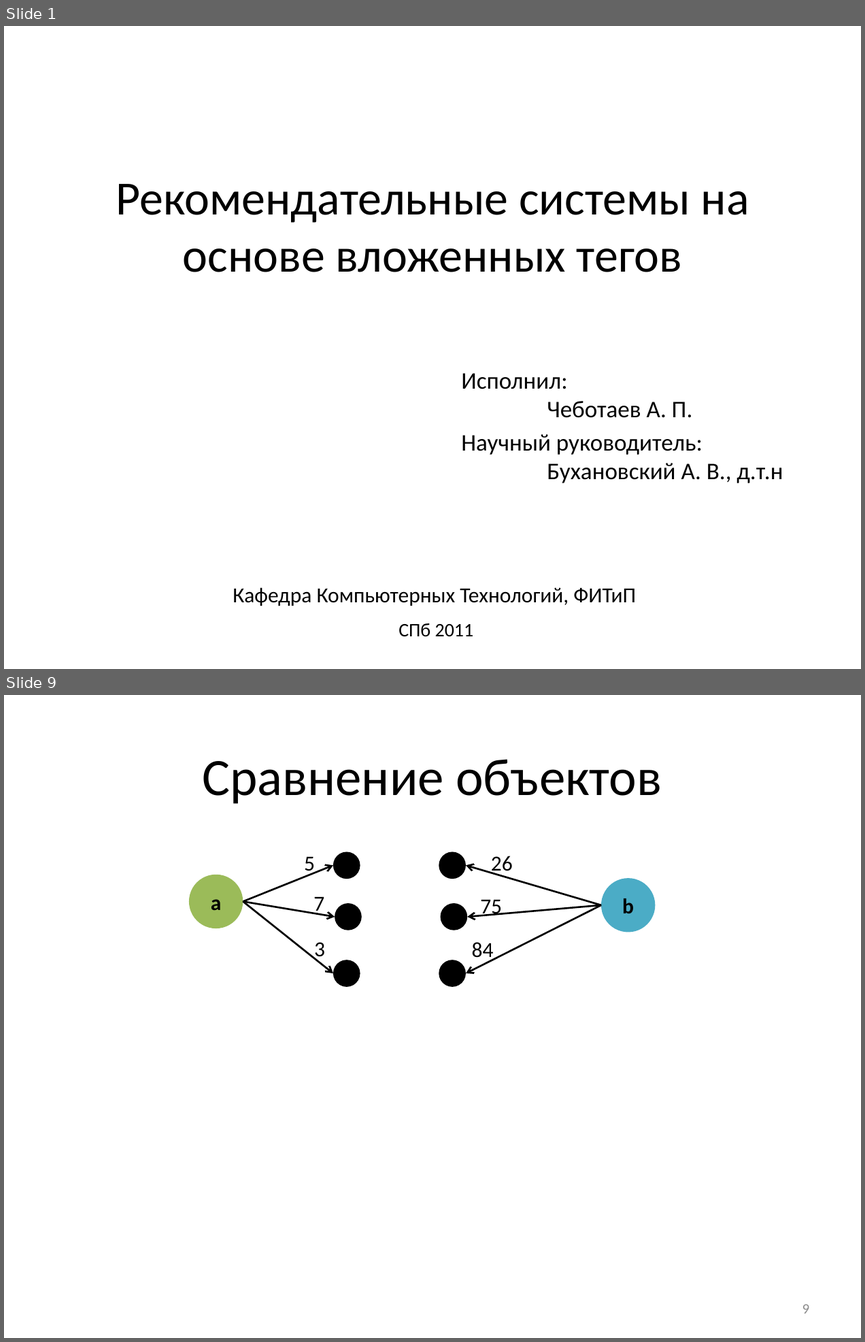
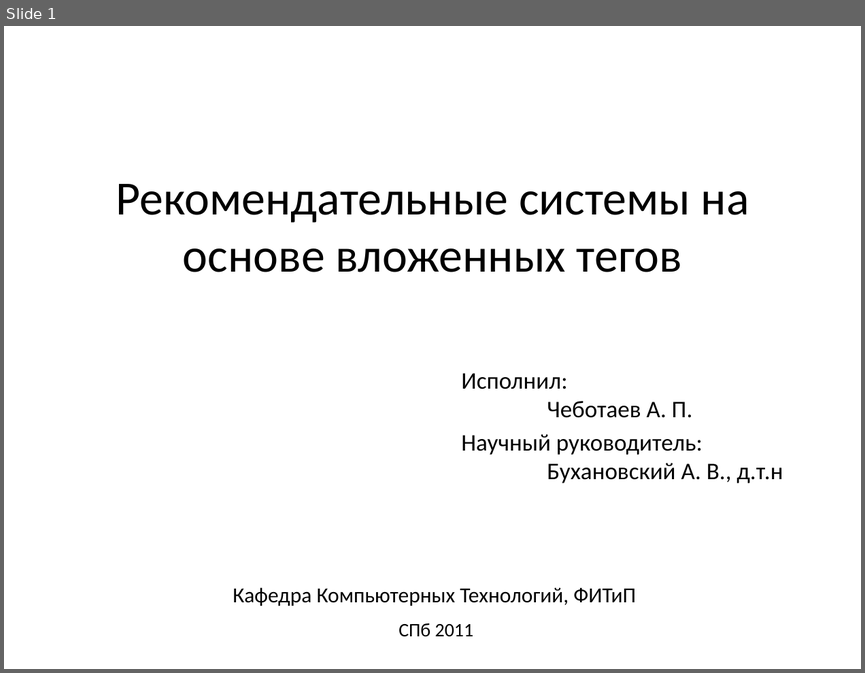
Before and after one commit to Otann/diploma, a slide deck: slides.pptx. Shown one above the other, each under a label of ours: slides 1 and 9 before the commit, slide 1 after it; the slides between them are not shown. The pictures are 865x1342 and 865x673 pixels, drawn with LibreOffice and Linux fonts; fonts in the diff are those of the drawing; grey boxes stand for pictures. Boxes give left, top, right and bottom in pixels: in the first picture for what was removed or moved away, otherwise in the second. Text is boxed around its words. In the diff, an @@ line names an element or a change of style, - is before the commit and + after.

```diff
--- a/slides.pptx
+++ b/slides.pptx
@@ slide 9 removed at <box>4,695,861,1338</box>, background #FFFFFF @@
@@ title removed at <box>202,759,662,804</box> @@
-Сравнение объектов
@@ text removed at <box>304,856,315,875</box> @@
-5
@@ ellipse removed at <box>333,852,360,879</box> @@
@@ ellipse removed at <box>439,852,465,879</box> @@
@@ text removed at <box>491,855,513,875</box> @@
-26
@@ ellipse removed at <box>189,874,243,928</box> @@
-a
@@ arrow removed from (243, 902) to (333, 866) @@
@@ arrow removed from (601, 905) to (466, 866) @@
@@ text removed at <box>313,896,324,915</box> @@
-7
@@ ellipse removed at <box>601,879,655,932</box> @@
-b
@@ arrow removed from (243, 902) to (333, 974) @@
@@ arrow removed from (243, 902) to (334, 917) @@
@@ ellipse removed at <box>334,903,361,930</box> @@
@@ ellipse removed at <box>440,903,466,930</box> @@
@@ arrow removed from (601, 905) to (466, 974) @@
@@ arrow removed from (601, 905) to (468, 917) @@
@@ text removed at <box>480,899,502,917</box> @@
-75
@@ text removed at <box>314,942,325,961</box> @@
-3
@@ ellipse removed at <box>333,960,360,986</box> @@
@@ ellipse removed at <box>439,960,465,986</box> @@
@@ text removed at <box>472,942,494,962</box> @@
-84
@@ page number removed at <box>802,1304,810,1313</box> @@
-9
```
Also in this commit, not shown: 12 slides changed, 3 slides added, 1 other slide removed, 33 other files.
